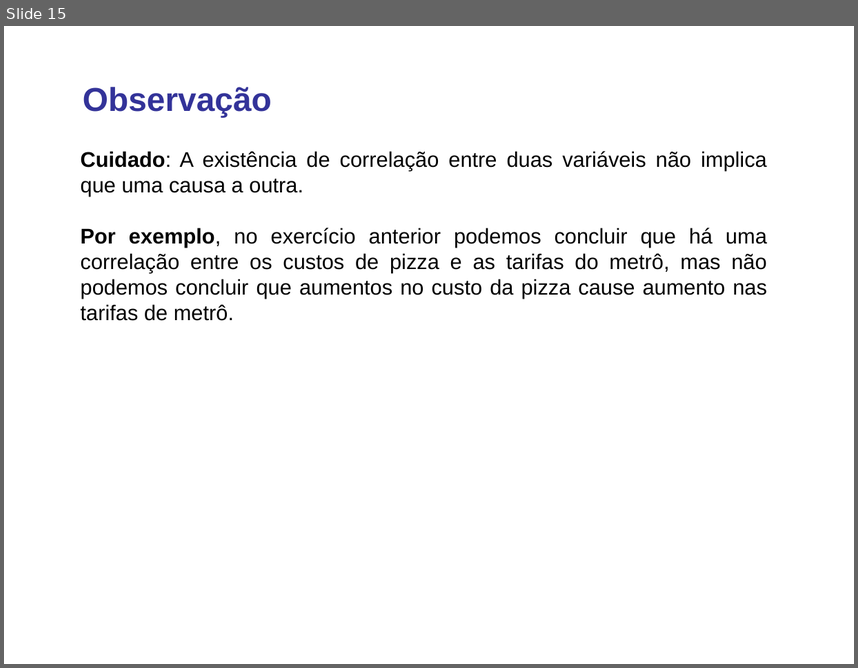
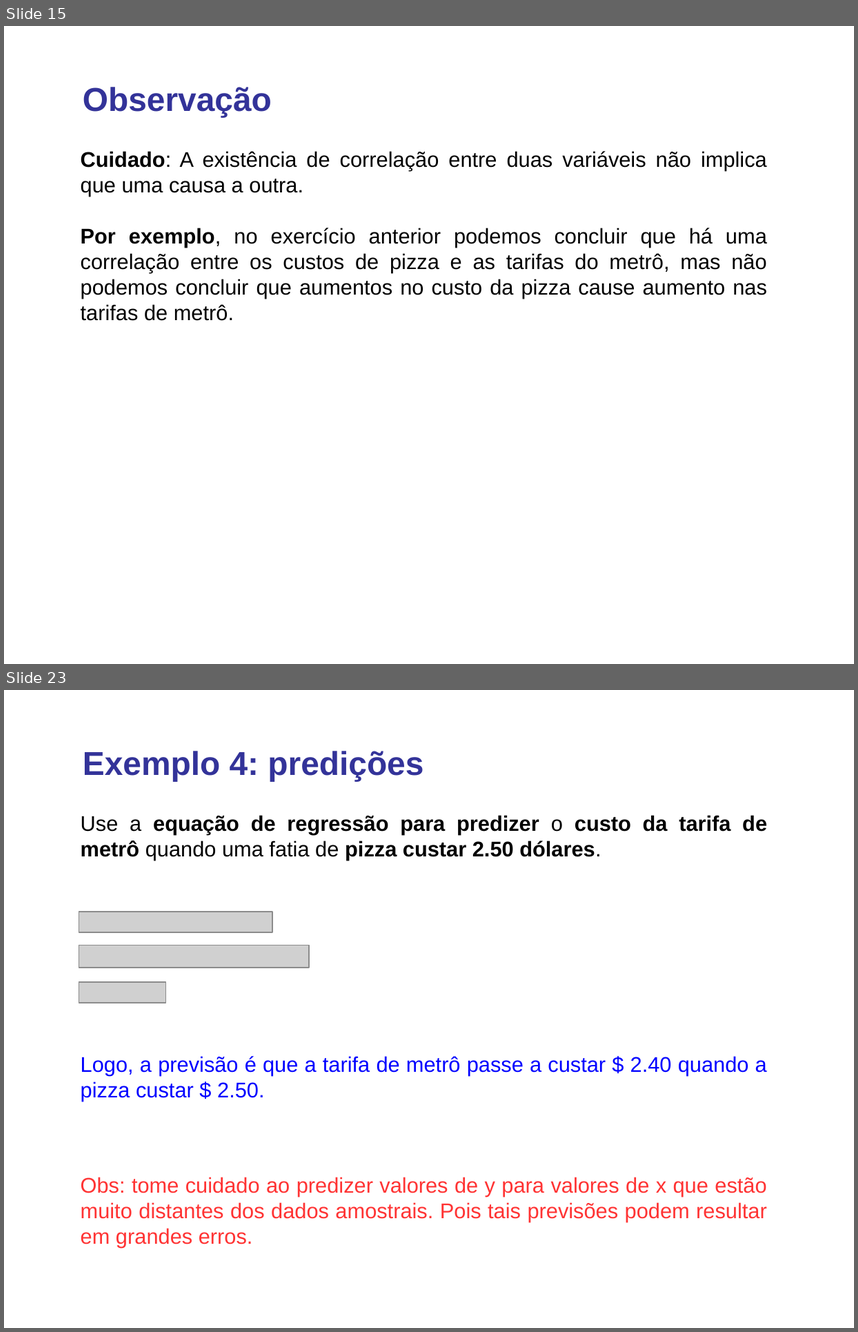
Before and after one commit to lansaviniec/estatistica, a slide deck: 10 correlacao_regressao.ppt. Shown one above the other, each under a label of ours: slide 15 before the commit, slides 15 and 23 after it; the slides between them are not shown. The pictures are 858x668 and 858x1332 pixels, drawn with LibreOffice and Linux fonts; fonts in the diff are those of the drawing; grey boxes stand for pictures. Boxes give left, top, right and bottom in pixels: in the first picture for what was removed or moved away, otherwise in the second. Text is boxed around its words. In the diff, an @@ line names an element or a change of style, - is before the commit and + after.

```diff
--- a/10 correlacao_regressao.ppt
+++ b/10 correlacao_regressao.ppt
@@ slide 23 added at <box>4,690,854,1328</box>, background #FFFFFF @@
@@ text added at <box>83,751,424,781</box>, 28 pt, text #333399, bold @@
+Exemplo 4: predições
@@ text added at <box>81,815,767,860</box>, 18 pt, text #000000, bold @@
+Use a equação de regressão para predizer o custo da tarifa de metrô quando uma fatia de pizza custar 2.50 dólares.
@@ picture added at <box>79,912,272,932</box> @@
@@ picture added at <box>79,945,309,967</box> @@
@@ picture added at <box>79,982,165,1002</box> @@
@@ text added at <box>81,1056,767,1101</box>, 18 pt, text #0000FF @@
+Logo, a previsão é que a tarifa de metrô passe a custar $ 2.40 quando a pizza custar $ 2.50.
@@ text added at <box>81,1176,767,1247</box>, 18 pt, text #FF3333 @@
+Obs: tome cuidado ao predizer valores de y para valores de x que estão muito distantes dos dados amostrais. Pois tais previsões podem resultar em grandes erros.
```
Also in this commit, not shown: 3 slides changed, 11 other slides added, 1 other file.
